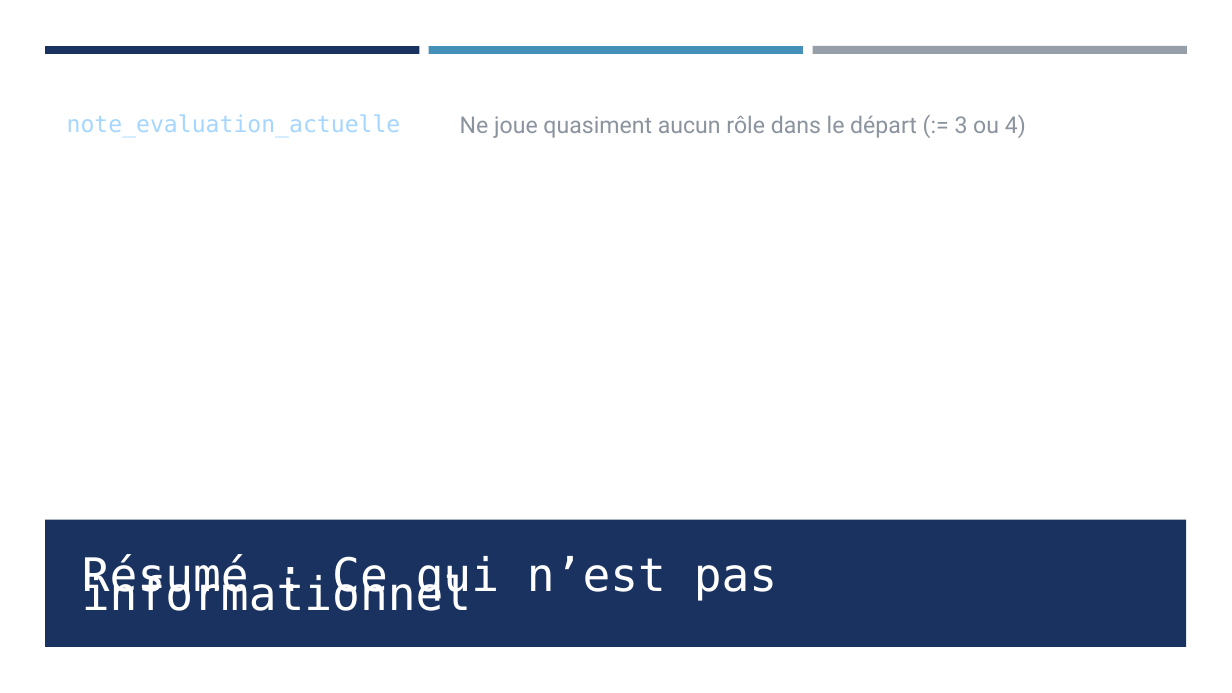
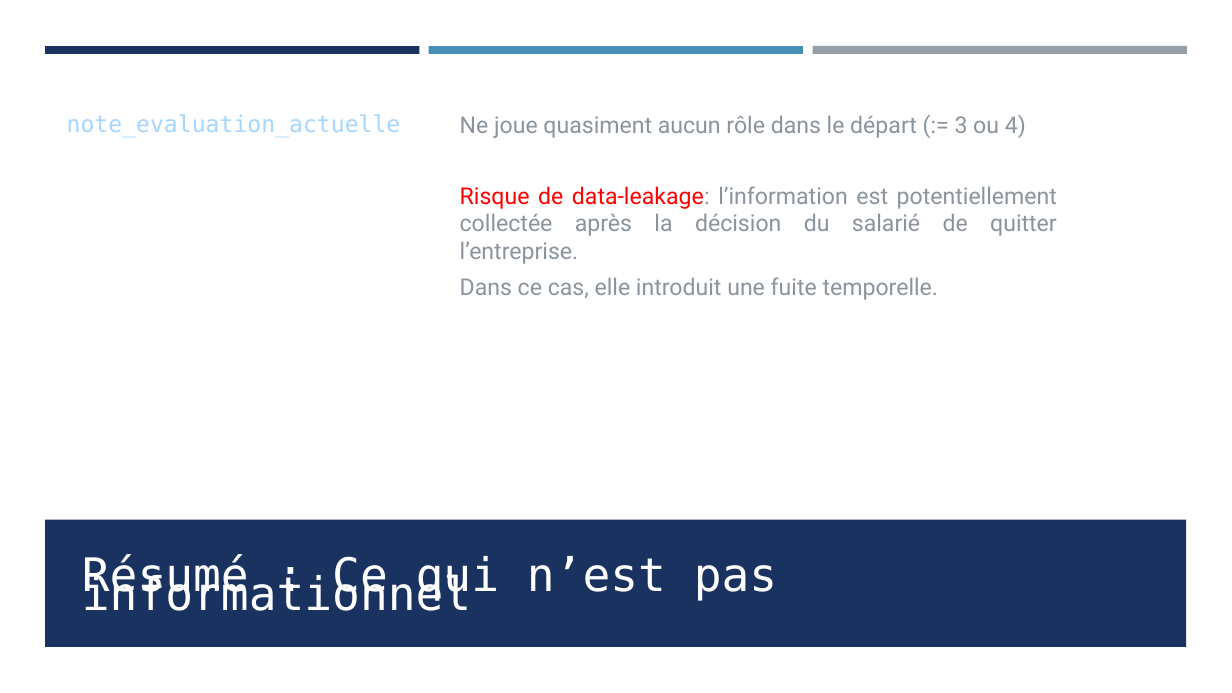
Before and after one commit to Ace4teaM/OCR-NovaTech, a slide deck: slide 20 of Presentation.pptx. Drawn at 1232x693 pixels with LibreOffice and Linux fonts; fonts in the diff are those of the drawing. Boxes give left, top, right and bottom in pixels: in the first picture for what was removed or moved away, otherwise in the second. Text is boxed around its words. In the diff, an @@ line names an element or a change of style, - is before the commit and + after.

Commit message:
Harmoniser la justification du seuil entre le notebook et la présentation

```diff
--- a/Presentation.pptx
+++ b/Presentation.pptx
@@ text at (x1=460, y1=186, x2=1057, y2=300): paragraphs added @@
+Risque de data-leakage: l’information est potentiellement collectée après la décision du salarié de quitter l’entreprise.
+Dans ce cas, elle introduit une fuite temporelle.
```
Also in this commit, not shown: 1 other slide changed.
